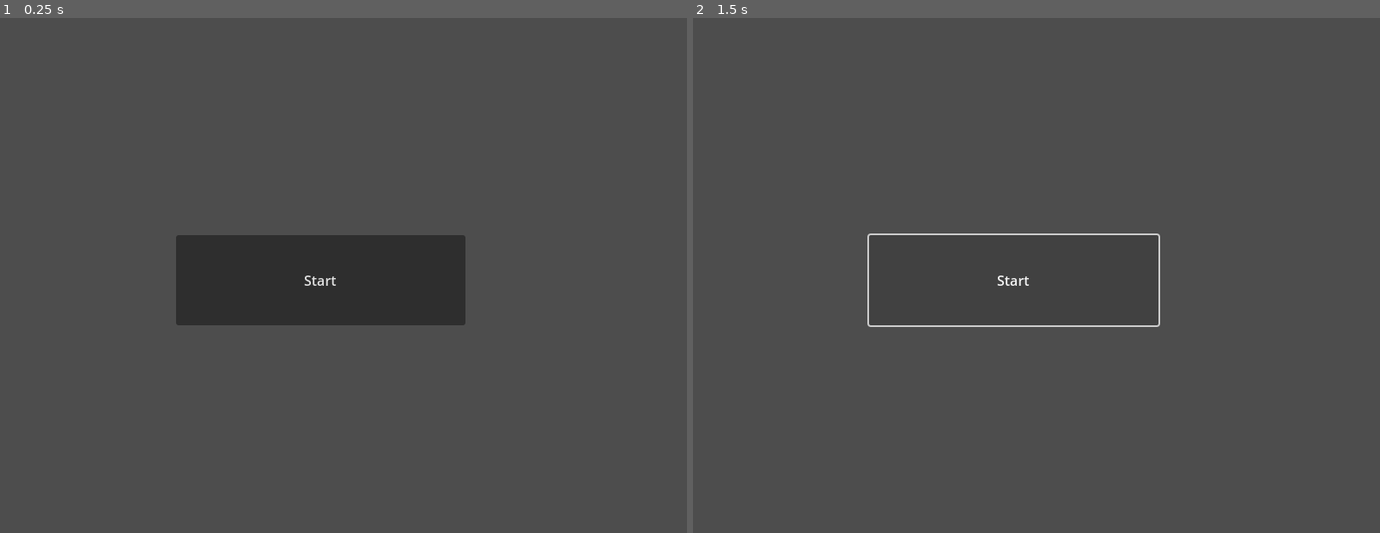
Above: before the commit, frames 1-2 (left to right).
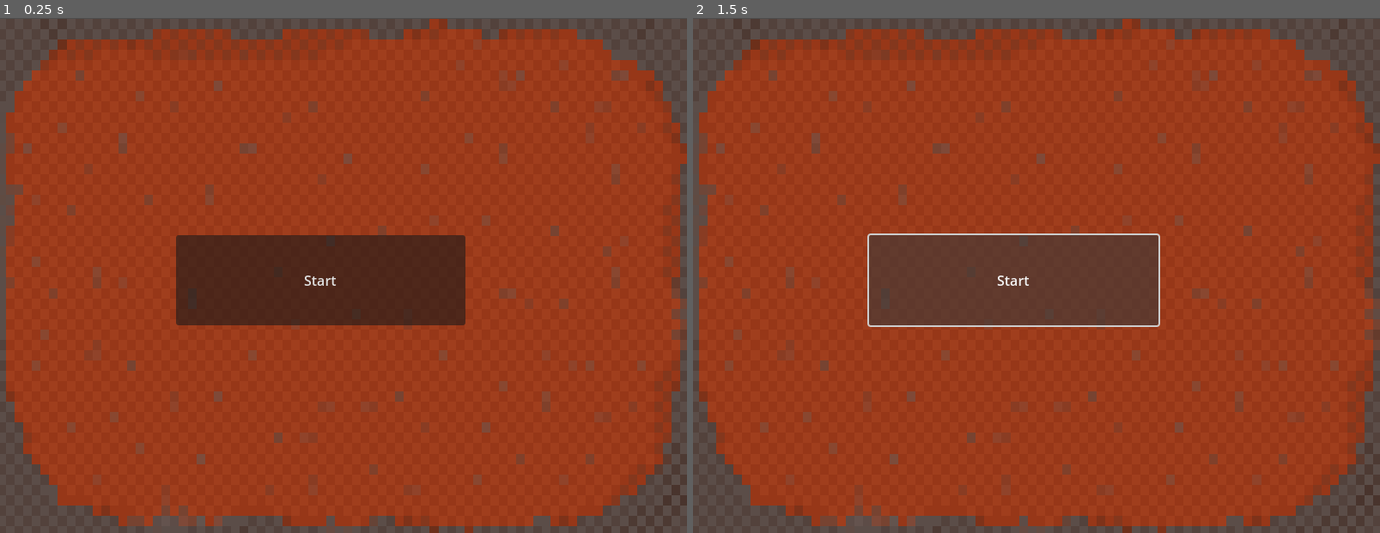
Above: after the commit, the same moments.

Repository: GraceLanBM/ProjectLimitedSpace
Game: Godot game, scene res://menu/StartMenu.tscn
Two runs of this game, one before a commit and one after it. Both use one fixed random seed, a clock stepped at 60 frames per second and the inputs below. This scene is started directly instead of the project's main scene.
Inputs:
- Up to frame 1 (0.25 s): no input
- Up to frame 2 (1.5 s): click "Start" at 0.5 s; click "Start" at 1.25 s

The runs differ from the first frame. In frame 1, 90% of the frame differs, in the area x 0-100%, y 0-100%; in frame 2, 90%.
Error after the commit: Invalid call. Nonexistent function 'change_scene' in base 'SceneTree'. (res://menu/StartMenu.gd:16)

Commit message:
updated dependencies

Diff:
--- a/main.tscn
+++ b/main.tscn
@@ -1,9 +1,9 @@
 [gd_scene load_steps=5 format=3 uid="uid://dvkxwabls2hu1"]
 
 [ext_resource type="Script" path="res://main.gd" id="1_1pgh2"]
-[ext_resource type="PackedScene" uid="uid://dqfwl0xclgx87" path="res://player/player.tscn" id="1_cjq46"]
-[ext_resource type="Script" path="res://TotalTimer.gd" id="2_funbm"]
-[ext_resource type="PackedScene" path="res://rock.tscn" id="3_trbkf"]
+[ext_resource type="PackedScene" uid="uid://bjlu6bix8y35g" path="res://player/player.tscn" id="1_cjq46"]
+[ext_resource type="Script" path="res://menu/TotalTimer.gd" id="2_funbm"]
+[ext_resource type="PackedScene" uid="uid://d3c3lvsn1k3y3" path="res://rock/rock.tscn" id="3_trbkf"]
 
 [node name="Main" type="Node"]
 script = ExtResource("1_1pgh2")
--- a/menu/GameOverMenu.tscn
+++ b/menu/GameOverMenu.tscn
@@ -1,8 +1,8 @@
 [gd_scene load_steps=4 format=3 uid="uid://c7a2mglqy0733"]
 
-[ext_resource type="Script" path="res://GameoverLabel.gd" id="1_hivk2"]
-[ext_resource type="Script" path="res://Score.gd" id="2_ih6v7"]
-[ext_resource type="Texture2D" uid="uid://bwxd0vesf0kfx" path="res://Background.png" id="3_joi68"]
+[ext_resource type="Script" path="res://menu/GameoverLabel.gd" id="1_hivk2"]
+[ext_resource type="Script" path="res://menu/Score.gd" id="2_ih6v7"]
+[ext_resource type="Texture2D" uid="uid://j5315gq8yb3k" path="res://menu/Background.png" id="3_joi68"]
 
 [node name="Node2D" type="Node2D"]
 
--- /dev/null
+++ b/menu/Global.gd
@@ -0,0 +1,8 @@
+extends Node
+#Global variables for updating between the game and the Gameover scenes
+# Boolean to update true when player dies
+var game_over = false
+#updates from timer script
+var time
+#needs to update the score when player dies to show up on game over
+var score
--- /dev/null
+++ b/menu/StartMenu.gd
@@ -0,0 +1,16 @@
+extends Node2D
+
+
+# Called when the node enters the scene tree for the first time.
+func _ready():
+	pass # Replace with function body.
+
+
+# Called every frame. 'delta' is the elapsed time since the previous frame.
+func _process(delta):
+	pass
+
+
+func _on_button_pressed():
+	#Presses start button then loads main scene
+	get_tree().change_scene("res://main.tscn")
--- a/menu/StartMenu.tscn
+++ b/menu/StartMenu.tscn
@@ -1,7 +1,7 @@
 [gd_scene load_steps=3 format=3 uid="uid://8edb7868nlrm"]
 
-[ext_resource type="Script" path="res://StartMenu.gd" id="1_4aj18"]
-[ext_resource type="Texture2D" uid="uid://bwxd0vesf0kfx" path="res://Background.png" id="2_ara6x"]
+[ext_resource type="Script" path="res://menu/StartMenu.gd" id="1_4aj18"]
+[ext_resource type="Texture2D" uid="uid://j5315gq8yb3k" path="res://menu/Background.png" id="2_ara6x"]
 
 [node name="Node2D" type="Node2D"]
 script = ExtResource("1_4aj18")
--- a/menu/timer.tscn
+++ b/menu/timer.tscn
@@ -1,6 +1,6 @@
 [gd_scene load_steps=2 format=3 uid="uid://8jh1ja5i21vy"]
 
-[ext_resource type="Script" path="res://TotalTimer.gd" id="1_3cqjh"]
+[ext_resource type="Script" path="res://menu/TotalTimer.gd" id="1_3cqjh"]
 
 [node name="timer" type="Label"]
 offset_left = 68.0
--- a/player/player.tscn
+++ b/player/player.tscn
@@ -1,7 +1,7 @@
 [gd_scene load_steps=5 format=3 uid="uid://bjlu6bix8y35g"]
 
-[ext_resource type="Script" path="res://Player.gd" id="1_c37r3"]
-[ext_resource type="Texture2D" path="res://Character.png" id="2_hhg5w"]
+[ext_resource type="Script" path="res://player/Player.gd" id="1_c37r3"]
+[ext_resource type="Texture2D" uid="uid://bt2psofwndkj2" path="res://images/Character.png" id="2_hhg5w"]
 
 [sub_resource type="SpriteFrames" id="SpriteFrames_g4kwp"]
 animations = [{
--- a/rock/rock.tscn
+++ b/rock/rock.tscn
@@ -1,14 +1,12 @@
-[gd_scene load_steps=6 format=3 uid="uid://d3c3lvsn1k3y3"]
+[gd_scene load_steps=4 format=3 uid="uid://d3c3lvsn1k3y3"]
 
 [ext_resource type="Script" path="res://rock/Rock.gd" id="1_jxktj"]
-[ext_resource type="Texture2D" path="res://Rock1.png" id="2_0raof"]
-[ext_resource type="Texture2D" path="res://Rock1Shadow.png" id="3_ff82g"]
 
 [sub_resource type="SpriteFrames" id="SpriteFrames_y884e"]
 animations = [{
 "frames": [{
 "duration": 1.0,
-"texture": ExtResource("2_0raof")
+"texture": null
 }],
 "loop": true,
 "name": &"Rock",
@@ -16,7 +14,7 @@
 }, {
 "frames": [{
 "duration": 1.0,
-"texture": ExtResource("3_ff82g")
+"texture": null
 }],
 "loop": true,
 "name": &"Shadow",
Binary file added: menu/Background.png
Not shown, added: menu/Background.png.import
